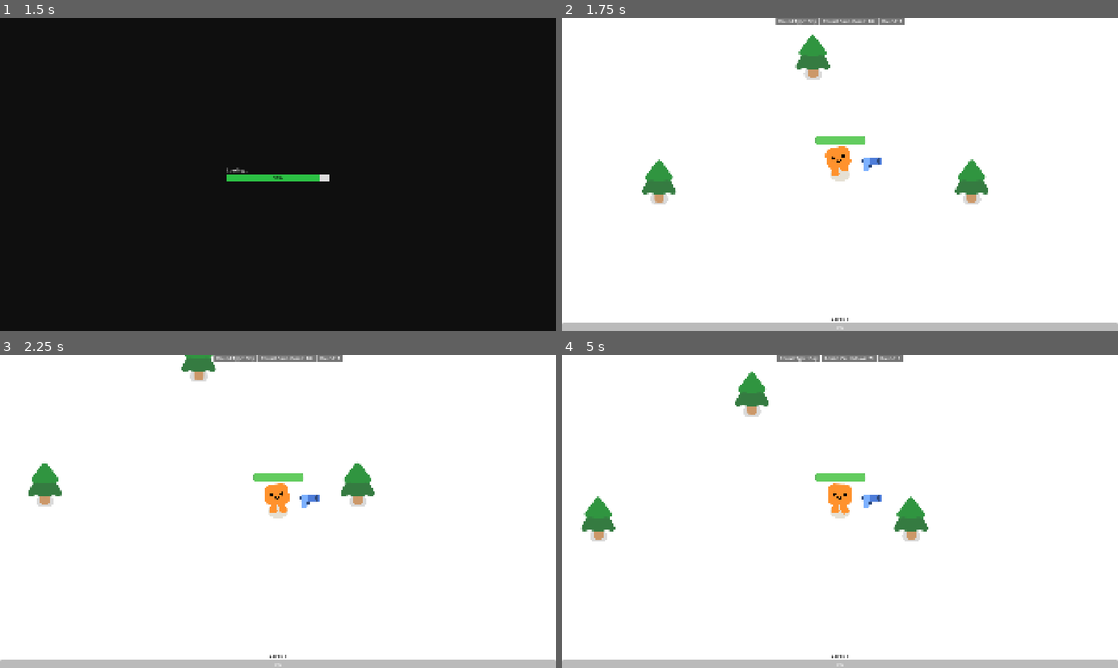
Above: before the commit, frames 1-4 (two rows, left to right).
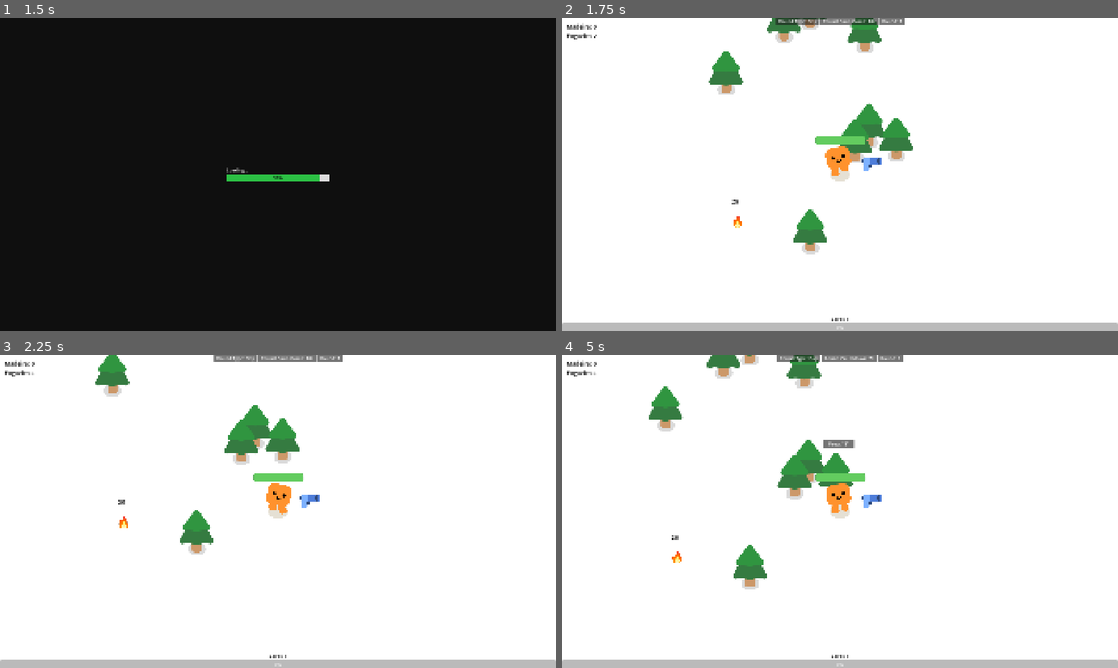
Above: after the commit, the same moments.

Repository: Gharantes/Projeto-desenvolvimento-jogo
Game: Godot game, scene res://game/main_menu/main_menu.tscn
Same seed, same stepped clock (60 frames per second), same inputs: the game is played once before the commit and once after it.
Inputs:
- Up to frame 1 (1.5 s): click "New Game" at 0.5 s; hold D (move_right) from 1.28 s (still down); hold E (e) from 1.28 s (still down)
- Up to frame 2 (1.75 s): keep holding D (move_right); keep holding E (e)
- Up to frame 3 (2.25 s): release D (move_right) at 2.03 s; release E (e) at 2.03 s; hold S (move_down) from 2.03 s (still down); tap E (e) at 2.1 s
- Up to frame 4 (5 s): release S (move_down) at 2.78 s; hold D (move_right) 2.78-3.53 s; hold E (e) 2.78-3.53 s; hold W (move_up) 3.53-4.28 s; tap E (e) at 3.6 s; hold A (move_left) from 4.28 s (still down); hold E (e) from 4.28 s (still down)

Frame 1 is identical in both runs. In frame 2, 5.0% of the frame differs, in the area x 0-77%, y 0-76%; in frame 3, 4.3%; in frame 4, 5.2%, in the area x 0-66%, y 0-75%.

Commit message:
Campfire; Campfire Marker; Wood Counter; Place Wood in Campfire; Spawn random trees;

Diff:
--- /dev/null
+++ b/campfire/campfire.gd
@@ -0,0 +1,45 @@
+extends StaticBody2D
+
+signal campfire_extinguished
+
+const WOOD_BURN_TIME = 5.0
+const INITIAL_FUEL = 30.0
+
+var fuel_remaining: float = INITIAL_FUEL
+var player_nearby: bool = false
+
+@onready var timer_label: Label = %TimerLabel
+@onready var press_e_label: Label = %PressELabel
+
+func _ready() -> void:
+	press_e_label.visible = false
+
+func _process(delta: float) -> void:
+	fuel_remaining -= delta
+	timer_label.text = "%d" % max(0, fuel_remaining)
+	if fuel_remaining <= 0:
+		campfire_extinguished.emit()
+		set_process(false)
+	if global.round_type == "Night":
+		timer_label.add_theme_color_override("font_color", Color.WHITE)
+		press_e_label.add_theme_color_override("font_color", Color.WHITE)
+	else:
+		timer_label.add_theme_color_override("font_color", Color.BLACK)
+		press_e_label.add_theme_color_override("font_color", Color.BLACK)
+
+
+func _input(event: InputEvent) -> void:
+	if player_nearby and event.is_action_pressed("e"):
+		if global.wood_count > 0:
+			global.wood_count -= 1
+			fuel_remaining += WOOD_BURN_TIME
+
+func _on_body_entered(body: Node2D) -> void:
+	if body.is_in_group("Player"):
+		player_nearby = true
+		press_e_label.visible = true
+
+func _on_body_exited(body: Node2D) -> void:
+	if body.is_in_group("Player"):
+		player_nearby = false
+		press_e_label.visible = false
--- /dev/null
+++ b/campfire/campfire.tscn
@@ -0,0 +1,51 @@
+[gd_scene format=3 uid="uid://bletknihf31ma"]
+
+[ext_resource type="Script" uid="uid://cktf1snouyp0p" path="res://campfire/campfire.gd" id="1_cf"]
+
+[sub_resource type="CircleShape2D" id="CircleShape2D_body"]
+radius = 30.0
+
+[sub_resource type="CircleShape2D" id="CircleShape2D_area"]
+radius = 70.0
+
+[node name="Campfire" type="StaticBody2D" unique_id=1032696348 groups=["campfire"]]
+script = ExtResource("1_cf")
+
+[node name="FireLabel" type="Label" parent="." unique_id=1648006126]
+offset_left = -24.0
+offset_top = -60.0
+offset_right = -24.0
+offset_bottom = -60.0
+theme_override_font_sizes/font_size = 48
+text = "🔥"
+
+[node name="CollisionShape2D" type="CollisionShape2D" parent="." unique_id=267080656]
+shape = SubResource("CircleShape2D_body")
+
+[node name="TimerLabel" type="Label" parent="." unique_id=1215645830]
+unique_name_in_owner = true
+offset_left = -20.0
+offset_top = -105.0
+offset_right = -20.0
+offset_bottom = -105.0
+theme_override_font_sizes/font_size = 20
+text = "30"
+
+[node name="PressELabel" type="Label" parent="." unique_id=1437676133]
+unique_name_in_owner = true
+visible = false
+offset_left = -65.0
+offset_top = -130.0
+offset_right = -65.0
+offset_bottom = -130.0
+theme_override_font_sizes/font_size = 14
+text = "E: dar madeira"
+
+[node name="InteractionArea" type="Area2D" parent="." unique_id=927235199]
+unique_name_in_owner = true
+
+[node name="CollisionShape2D" type="CollisionShape2D" parent="InteractionArea" unique_id=1745322213]
+shape = SubResource("CircleShape2D_area")
+
+[connection signal="body_entered" from="InteractionArea" to="." method="_on_body_entered"]
+[connection signal="body_exited" from="InteractionArea" to="." method="_on_body_exited"]
--- a/game/game.gd
+++ b/game/game.gd
@@ -1,13 +1,58 @@
 extends Node2D
 
 @onready var round_countdown: Control = $CanvasLayer/RoundCountdown
+
 var do_spawn_mobs = true
+
+const TREE_SCENE = preload("res://trees/pine_tree.tscn")
+const NUM_TREES = 8
+const MIN_DIST_FROM_CAMPFIRE = 250.0
+const MIN_DIST_FROM_PLAYER = 150.0
+const MAX_DIST_FROM_PLAYER = 600.0
 
 func _ready() -> void:
 	round_countdown.day_started.connect(_on_day_started)
 	round_countdown.night_started.connect(_on_night_started)
 	round_countdown.last_night_survived.connect(_on_last_night_survived)
 	_on_day_started()
+	_spawn_trees()
+	%Campfire.campfire_extinguished.connect(_on_campfire_extinguished)
+
+func _process(_delta: float) -> void:
+	%WoodCounter.text = "Madeira: %d" % global.wood_count
+	_update_campfire_marker()
+
+	if global.round_type == "Night":
+		%ColorRect.color = Color.DIM_GRAY
+		%WoodCounter.add_theme_color_override("font_color", Color.WHITE)
+		%CampfireMarker.add_theme_color_override("font_color", Color.WHITE)
+	else:
+		%ColorRect.color = Color.WHITE
+		%WoodCounter.add_theme_color_override("font_color", Color.BLACK)
+		%CampfireMarker.add_theme_color_override("font_color", Color.BLACK)
+
+func _update_campfire_marker() -> void:
+	var dir = %Campfire.global_position - $Player.global_position
+	var angle = dir.angle()
+	var arrows = ["→", "↘", "↓", "↙", "←", "↖", "↑", "↗"]
+	var idx = int(round(angle / (PI / 4.0))) % 8
+	if idx < 0:
+		idx += 8
+	%CampfireMarker.text = "Fogueira " + arrows[idx]
+
+func _spawn_trees() -> void:
+	var player_pos = $Player.global_position
+	var campfire_pos = %Campfire.global_position
+	for i in NUM_TREES:
+		for _attempt in 50:
+			var angle = randf() * TAU
+			var dist = randf_range(MIN_DIST_FROM_PLAYER, MAX_DIST_FROM_PLAYER)
+			var pos = player_pos + Vector2(cos(angle), sin(angle)) * dist
+			if pos.distance_to(campfire_pos) >= MIN_DIST_FROM_CAMPFIRE:
+				var tree = TREE_SCENE.instantiate()
+				add_child(tree)
+				tree.global_position = pos
+				break
 
 func _on_day_started():
 	do_spawn_mobs = false
@@ -35,3 +80,6 @@
 
 func _on_last_night_survived() -> void:
 	%GameWonScreen.activate(round_countdown.round_value)
+
+func _on_campfire_extinguished() -> void:
+	%GameOverScreen.activate()
--- a/game/game.tscn
+++ b/game/game.tscn
@@ -3,12 +3,12 @@
 [ext_resource type="Script" uid="uid://csu601wgxyjld" path="res://game/game.gd" id="1_4fuuu"]
 [ext_resource type="PackedScene" uid="uid://3et1wn8i44be" path="res://characters/player/player.tscn" id="1_l1rk1"]
 [ext_resource type="PackedScene" uid="uid://rfge8x3nlu4r" path="res://game/pause_screen/pause_screen.tscn" id="2_4fuuu"]
-[ext_resource type="PackedScene" uid="uid://ce11bxhiyk7y8" path="res://trees/pine_tree.tscn" id="2_vasa2"]
 [ext_resource type="PackedScene" uid="uid://cxguhtibeeqqi" path="res://game/game_over_screen/game_over_screen.tscn" id="3_dxrkv"]
 [ext_resource type="PackedScene" uid="uid://cqughp7ro5w3" path="res://game/settings_menu/settings_menu.tscn" id="4_dakft"]
 [ext_resource type="PackedScene" uid="uid://gvejiimw4qd0" path="res://game/ui/round_countdown/round_countdown.tscn" id="5_u5opy"]
 [ext_resource type="PackedScene" uid="uid://bqqbpj2bk8p47" path="res://game/ui/experience_bar/experience_bar.tscn" id="6_y36n6"]
 [ext_resource type="PackedScene" uid="uid://b5i78r3u7b6j3" path="res://game/game_won_screen/game_won_screen.tscn" id="7_l8g03"]
+[ext_resource type="PackedScene" uid="uid://bletknihf31ma" path="res://campfire/campfire.tscn" id="8_camp1"]
 
 [sub_resource type="Curve2D" id="Curve2D_dxrkv"]
 _data = {
@@ -44,10 +44,29 @@
 unique_name_in_owner = true
 visible = false
 
+[node name="WoodCounter" type="Label" parent="CanvasLayer" unique_id=100000001]
+unique_name_in_owner = true
+offset_left = 16.0
+offset_top = 16.0
+offset_right = 200.0
+offset_bottom = 48.0
+theme_override_font_sizes/font_size = 20
+text = "Madeira: 0"
+
+[node name="CampfireMarker" type="Label" parent="CanvasLayer" unique_id=100000002]
+unique_name_in_owner = true
+offset_left = 16.0
+offset_top = 48.0
+offset_right = 200.0
+offset_bottom = 80.0
+theme_override_font_sizes/font_size = 20
+text = "Fogueira →"
+
 [node name="GameBg" type="CanvasLayer" parent="." unique_id=489855572]
 layer = -1
 
 [node name="ColorRect" type="ColorRect" parent="GameBg" unique_id=1040995062]
+unique_name_in_owner = true
 anchors_preset = 15
 anchor_right = 1.0
 anchor_bottom = 1.0
@@ -66,14 +85,9 @@
 position = Vector2(-56, -82)
 rotation = 1.5724343
 
-[node name="PineTree" parent="." unique_id=1054235089 instance=ExtResource("2_vasa2")]
-position = Vector2(428, 602)
-
-[node name="PineTree2" parent="." unique_id=1620788290 instance=ExtResource("2_vasa2")]
-position = Vector2(1508, 602)
-
-[node name="PineTree3" parent="." unique_id=1879471153 instance=ExtResource("2_vasa2")]
-position = Vector2(959, 171)
+[node name="Campfire" parent="." unique_id=100000003 instance=ExtResource("8_camp1")]
+unique_name_in_owner = true
+position = Vector2(700, 700)
 
 [node name="Timer" type="Timer" parent="." unique_id=1797227447]
 wait_time = 0.3
--- a/global.gd
+++ b/global.gd
@@ -1,6 +1,7 @@
 extends Node
 
 var round_type = "Day"
+var wood_count: int = 0
 
 func _ready() -> void:
 	var config = ConfigFile.new()
--- a/trees/pine_tree.gd
+++ b/trees/pine_tree.gd
@@ -2,8 +2,6 @@
 
 var POP_UP_VISIBLE = false
 var TREE_IS_CUT = false
-
-var add_wood = 0
 
 func _ready() -> void:
 	hide_popup()
@@ -16,7 +14,8 @@
 		hide_popup()
 
 func cut_wood():
-	add_wood += 1
+	global.wood_count += 1
+	TREE_IS_CUT = true
 	%PineTree.visible = false
 	%CutPineTree.visible = true
 	hide_popup()
Not shown, added: campfire/campfire.gd.uid
